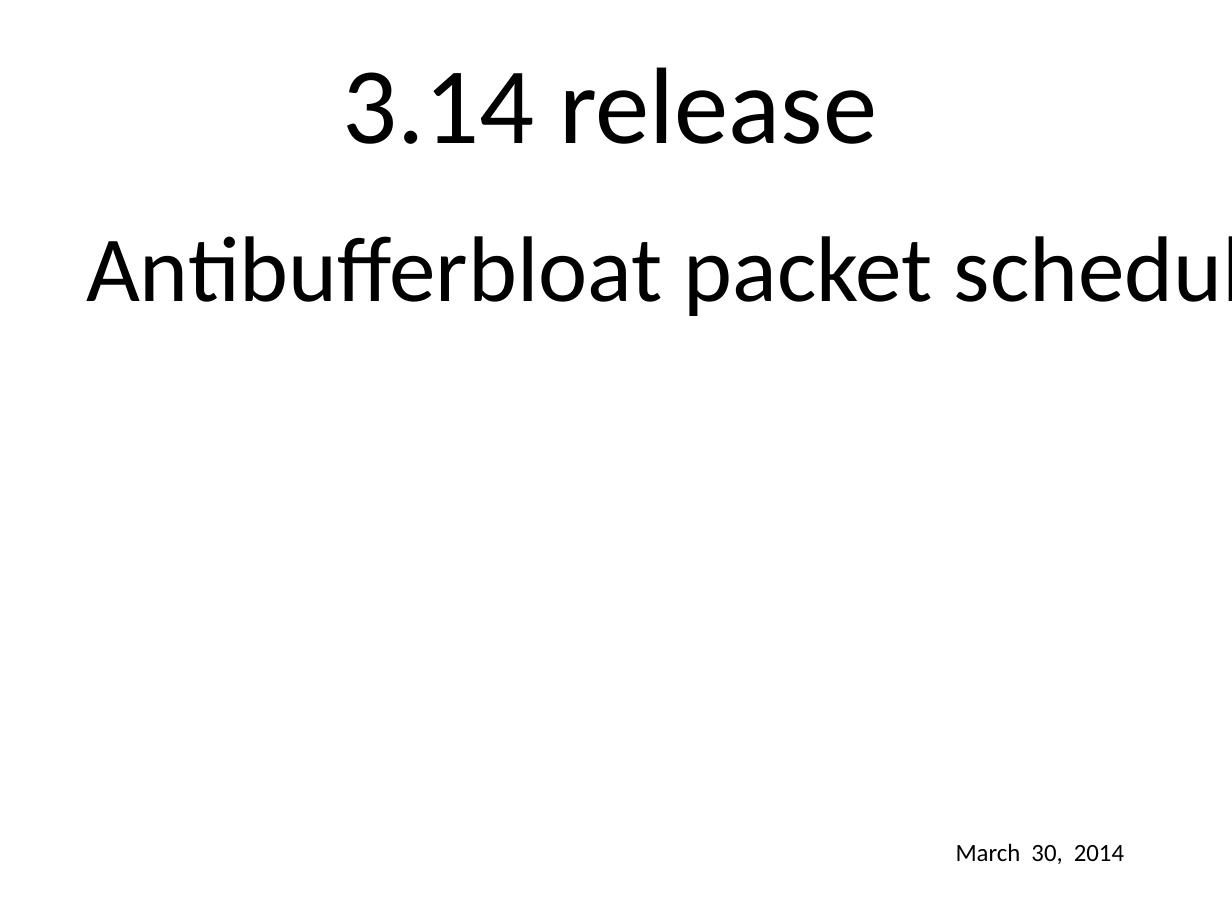
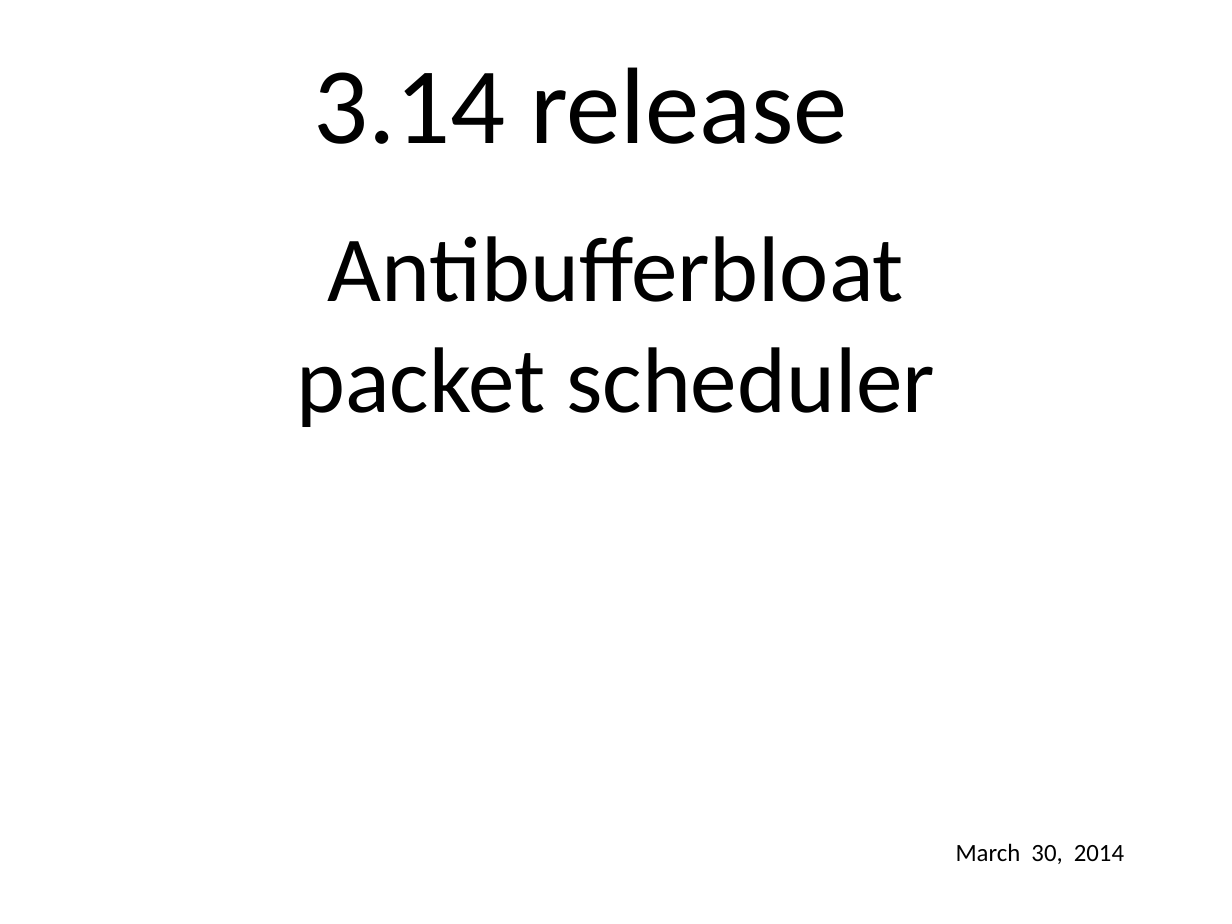
Before and after one commit to gregkh/kernel-development, a slide deck: slide 12 of lf_kernel-development.odp (slide 17 before the commit). Drawn at 1232x924 pixels with LibreOffice and Linux fonts; fonts in the diff are those of the drawing; background and template pictures are left out. Boxes give left, top, right and bottom in pixels: in the first picture for what was removed or moved away, otherwise in the second. Text is boxed around its words. In the diff, an @@ line names an element or a change of style, - is before the commit and + after.

```diff
--- a/lf_kernel-development.odp
+++ b/lf_kernel-development.odp
@@ text "3.14 release": place and size @@
-text "3.14 release" at [343, 67, 877, 144]
+text "3.14 release" at [313, 67, 848, 144]
@@ text at [296, 236, 935, 427]: text changed @@
-Antibufferbloat packet scheduler
+Antibufferbloat
+packet scheduler
```
Also in this commit, not shown: 27 other slides changed, 1 slide removed, 1 other file.
